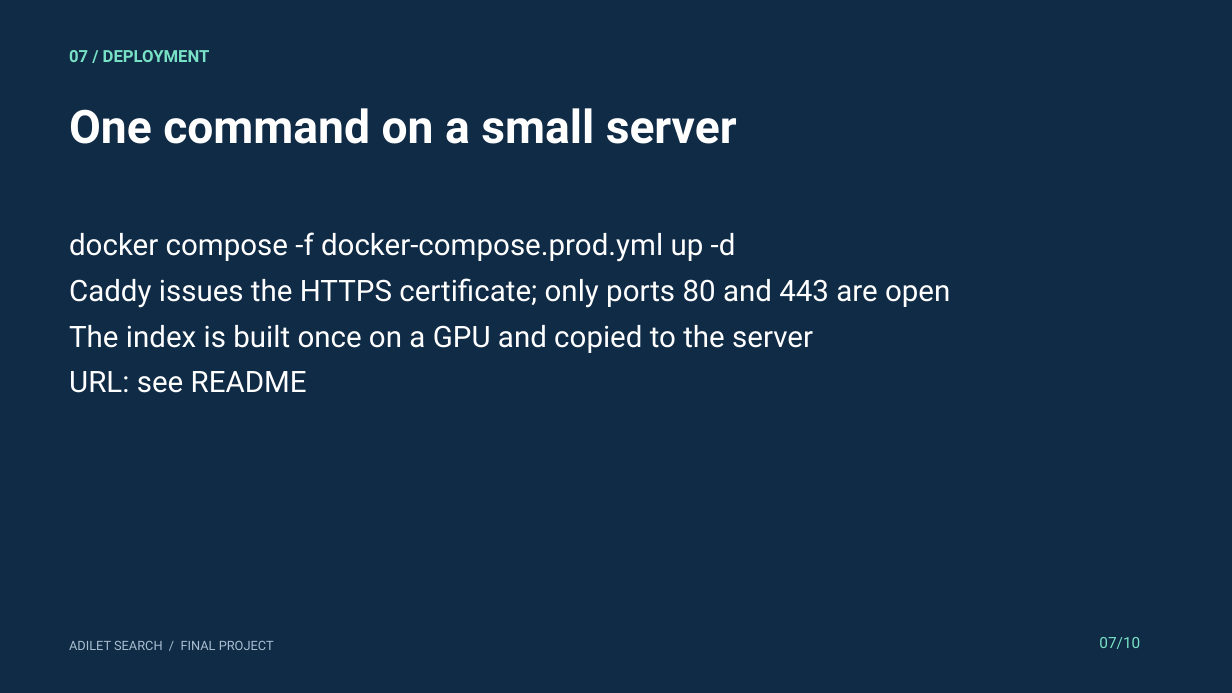
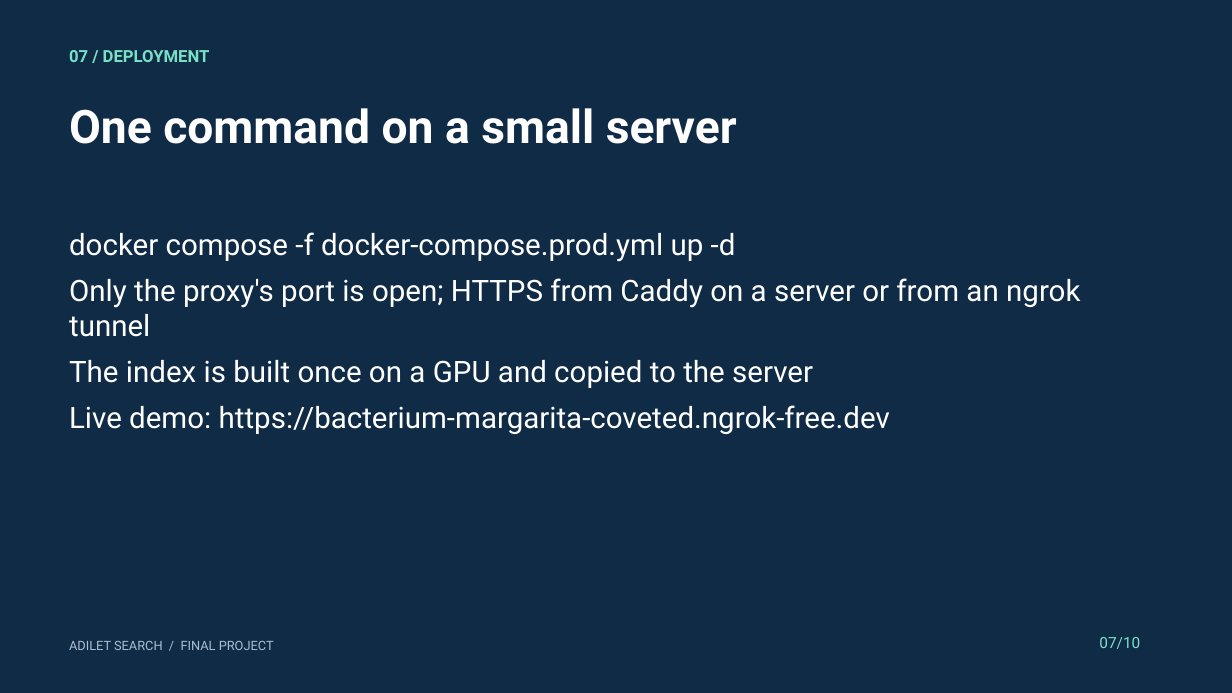
Before and after one commit to R0onen/adilet-search, a slide deck: slide 7 of docs/presentation/final_deck.pptx. Drawn at 1232x693 pixels with LibreOffice and Linux fonts; fonts in the diff are those of the drawing. Boxes give left, top, right and bottom in pixels: in the first picture for what was removed or moved away, otherwise in the second. Text is boxed around its words. In the diff, an @@ line names an element or a change of style, - is before the commit and + after.

Commit message:
docs: public demo through an ngrok tunnel; URL on slide 7, README and readiness

```diff
--- a/docs/presentation/final_deck.pptx
+++ b/docs/presentation/final_deck.pptx
@@ text at bbox=[69, 278, 1080, 337]: text changed @@
-Caddy issues the HTTPS certificate; only ports 80 and 443 are open
+Only the proxy's port is open; HTTPS from Caddy on a server or from an ngrok tunnel
@@ text at bbox=[69, 405, 890, 434]: text changed @@
-URL: see README
+Live demo: https://bacterium-margarita-coveted.ngrok-free.dev
```
Also in this commit, not shown: 6 other files.
